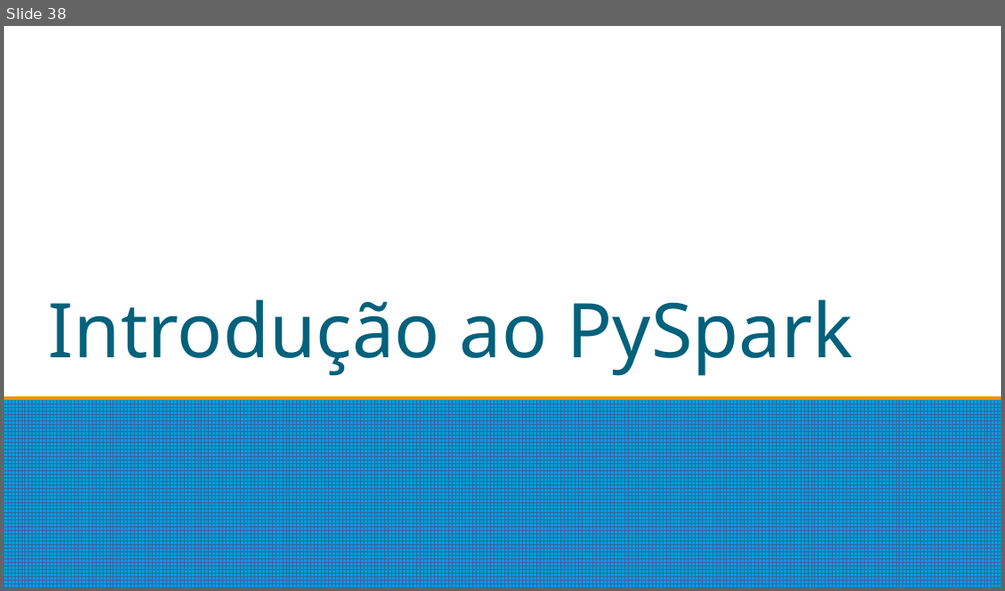
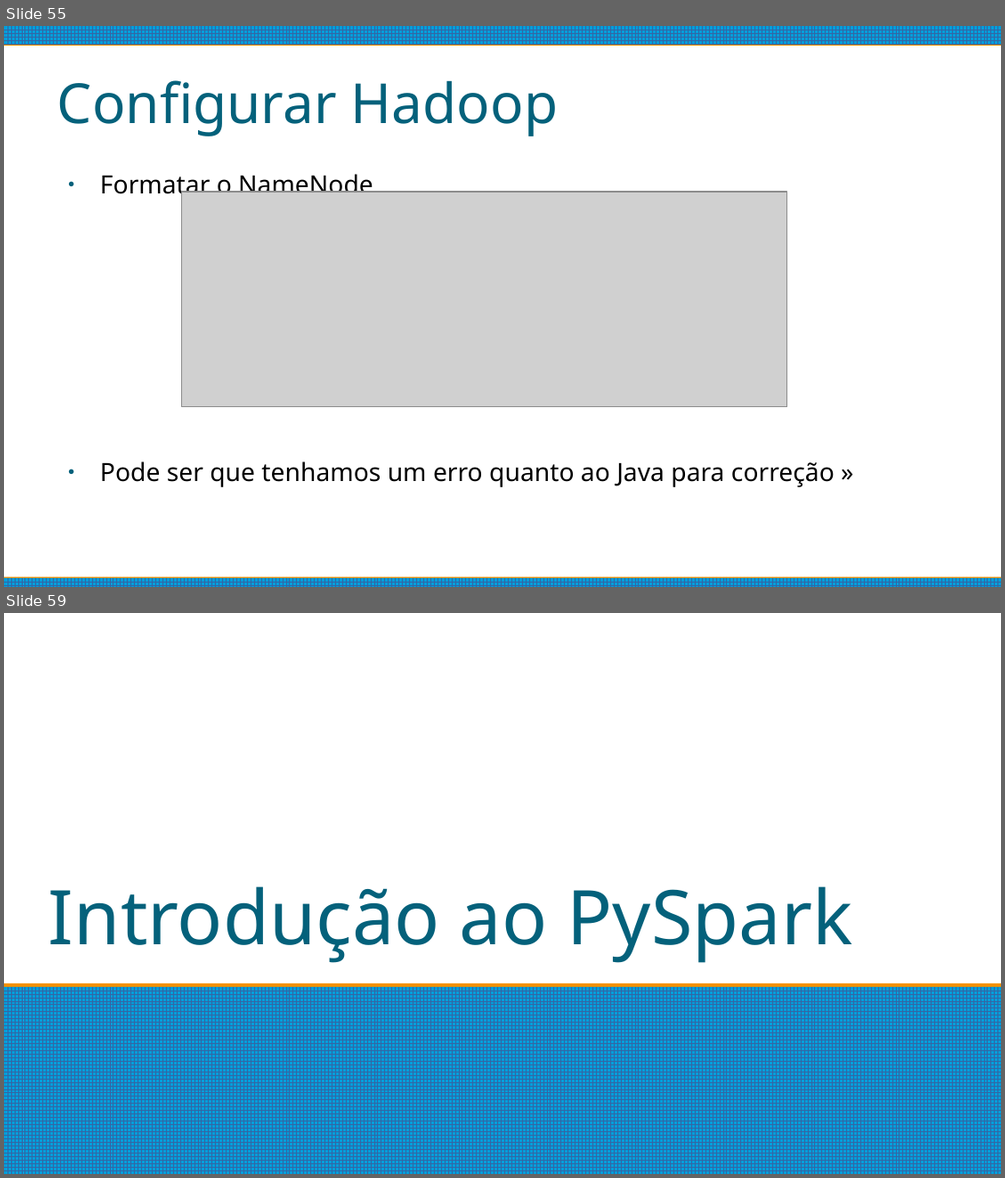
Before and after one commit to matheushpalves/estacioBigData, a slide deck: Introdução.odp. Shown one above the other, each under a label of ours: slide 38 before the commit, slides 55 and 59 after it; the slides between them are not shown. The pictures are 1005x591 and 1005x1178 pixels, drawn with LibreOffice and Linux fonts; fonts in the diff are those of the drawing; grey boxes stand for pictures. Boxes give left, top, right and bottom in pixels: in the first picture for what was removed or moved away, otherwise in the second. Text is boxed around its words. In the diff, an @@ line names an element or a change of style, - is before the commit and + after.

```diff
--- a/Introdução.odp
+++ b/Introdução.odp
@@ slide 55 added at [4,26,1001,587], background #FFFFFF @@
@@ rectangle added at [4,26,1001,44], fill pattern #3465A4 on #009EDA @@
@@ title added at [57,80,558,136], 44 pt, text #04617B @@
+Configurar Hadoop
@@ text added at [100,174,834,487], 20 pt, text #000000 @@
+● Formatar o NameNode
+● Pode ser que tenhamos um erro quanto ao Java para correção »
@@ picture added at [182,192,787,407] @@
@@ rectangle added at [4,578,1001,587], fill pattern #3465A4 on #009EDA @@
@@ what was slide 38 is now slide 59 @@
```
Also in this commit, not shown: 20 other slides added.
